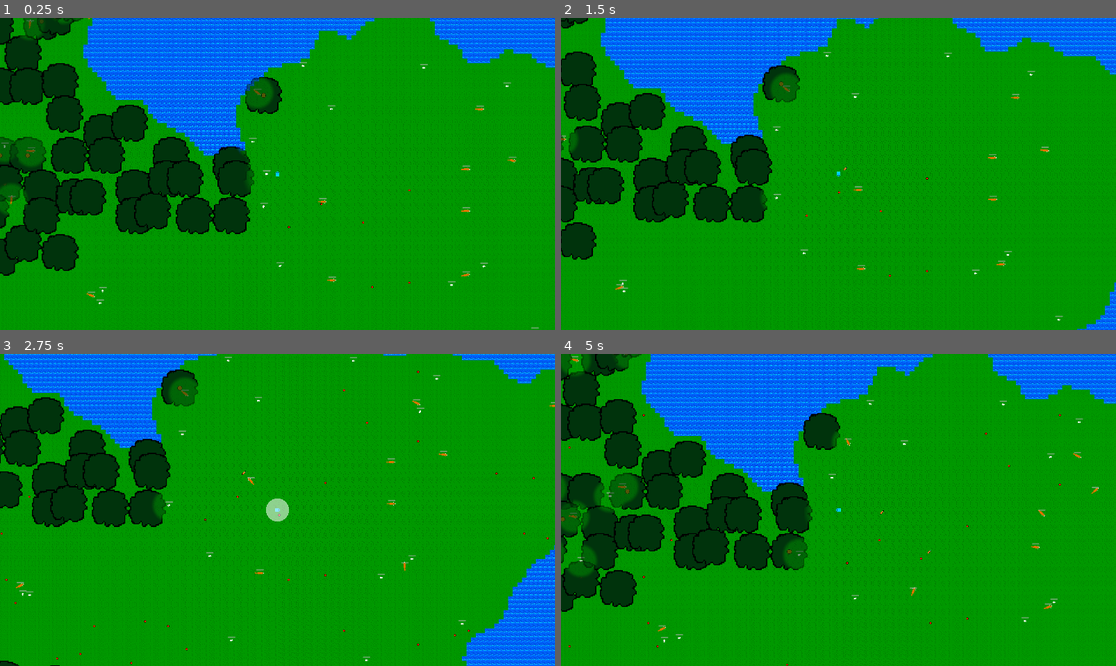
Above: before the commit, frames 1-4 (two rows, left to right).
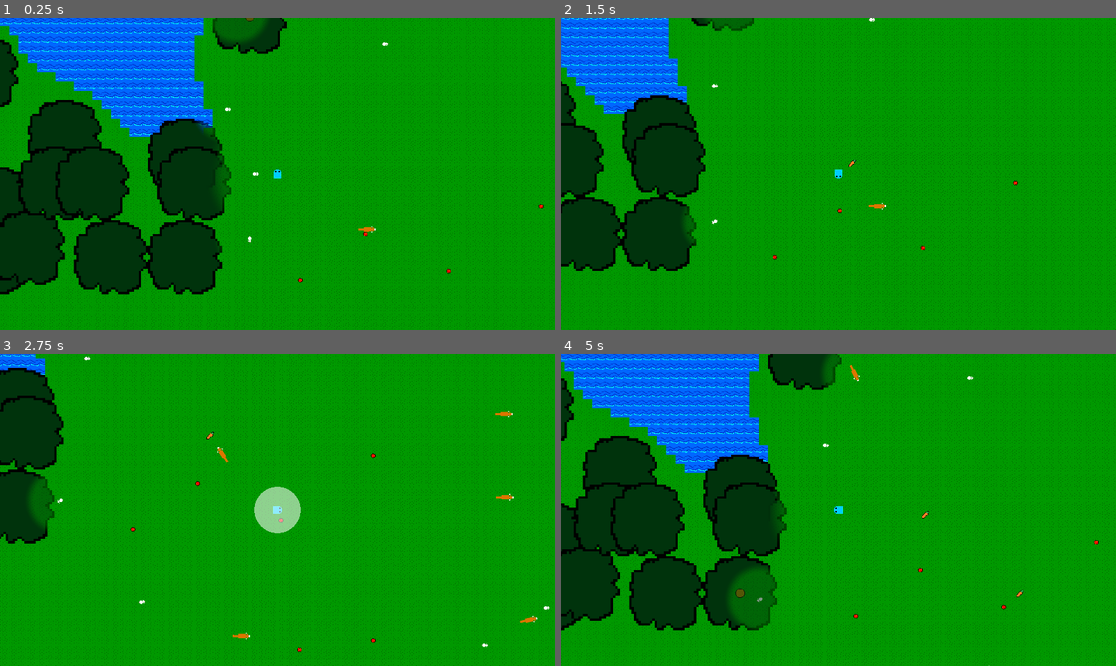
Above: after the commit, the same moments.

Repository: Kyhel/lost-in-pixels
Game: Godot game, scene res://scenes/game.tscn
The game is run twice, just before and just after one commit, with the same random seed, the same clock (stepped at 60 frames per second) and the same inputs.
Inputs:
- Up to frame 1 (0.25 s): no input
- Up to frame 2 (1.5 s): hold Right (ui_right) 0.53-1.28 s; hold F (attack) 0.53-1.28 s; hold Down (ui_down) from 1.28 s (still down); tap Q (spawn_carrot) at 1.35 s
- Up to frame 3 (2.75 s): release Down (ui_down) at 2.03 s; hold Right (ui_right) from 2.03 s (still down); hold F (attack) from 2.03 s (still down)
- Up to frame 4 (5 s): release Right (ui_right) at 2.78 s; release F (attack) at 2.78 s; hold Up (ui_up) 2.78-3.53 s; tap Q (spawn_carrot) at 2.85, 4.35 s; hold F (attack) 3.53-4.28 s; hold Left (ui_left) from 3.53 s (still down)

The runs differ from the first frame. In frame 1, 37% of the frame differs, in the area x 0-100%, y 0-100%; in frame 2, 32%; in frame 3, 27%; in frame 4, 38%.

Commit message:
Better movement
Nicer avoidance
Add separation

Diff:
--- a/actors/base/creature.gd
+++ b/actors/base/creature.gd
@@ -113,27 +113,12 @@
 	collisionShape.rotation = virtual_rotation
 
 func _update_debug_visuals() -> void:
-	if debug_root == null:
-		return
-
-	debug_root.global_position = global_position
-
-	var is_debug_visible := debug_root.visible
-	if debug_speed_line != null:
-		debug_speed_line.visible = is_debug_visible
-	if debug_separation_line != null:
-		debug_separation_line.visible = is_debug_visible
-	if debug_avoidance_line != null:
-		debug_avoidance_line.visible = is_debug_visible
-
-	if not is_debug_visible:
-		return
-
-	# Speed: actual post-movement velocity (px/s-ish).
+
+	if debug_root == null or not debug_root.visible:
+		return
+
 	_update_line_points(debug_speed_line, Vector2.ZERO, velocity)
-	# Separation / avoidance: computed by movement_strategy.gd and integrated with delta.
-	# We visualize `force * delta` as an "equivalent px/s contribution".
-	_update_line_points(debug_separation_line, Vector2.ZERO, debug_separation * 10)
+	_update_line_points(debug_separation_line, Vector2.ZERO, debug_separation * 100)
 	_update_line_points(debug_avoidance_line, Vector2.ZERO, debug_avoidance)
 
 func _update_line_points(line: Line2D, start: Vector2, end: Vector2) -> void:
--- a/actors/base/creature.tscn
+++ b/actors/base/creature.tscn
@@ -63,6 +63,7 @@
 script = ExtResource("4_4w7f4")
 
 [node name="UIRoot" type="Marker2D" parent="." unique_id=1411216744]
+visible = false
 
 [node name="NeedsDisplay" type="Control" parent="UIRoot" unique_id=1812473158]
 layout_mode = 3
--- a/actors/movement/movement_strategy.gd
+++ b/actors/movement/movement_strategy.gd
@@ -1,15 +1,17 @@
 class_name MovementStrategy
 extends Resource
 
+const NO_MOVEMENT_DIRECTION_THRESHOLD: float = PI / 2
+
 @export var movement_type: CreatureData.MovementType = CreatureData.MovementType.DEFAULT
 
-@export var separation_multiplier: float = 20
-@export var neighbor_radius: float = 80.0
-
-@export var avoid_distance: float = 100.0
-@export var avoid_force: float = 70.0
-
-@export var max_force: float = 1000.0
+var separation_multiplier: float = 2
+var separation_force: float = 100.0
+
+var avoid_distance: float = 100.0
+var avoid_force: float = 70.0
+
+var max_force: float = 1000.0
 
 func move(_creature: Creature, _target_position: Vector2, _delta: float, _speed_multiplier: float) -> void:
 	pass
@@ -35,8 +37,11 @@
 	var angle_diff_abs: float = abs(angle_diff)
 	var max_turn := creature.creature_data.rotating_speed * _delta
 
+	# Limit the speed based on the angle difference between the desired velocity and the creature's virtual rotation.
+	var rotation_ratio = (NO_MOVEMENT_DIRECTION_THRESHOLD - angle_diff_abs) / NO_MOVEMENT_DIRECTION_THRESHOLD
+
 	creature.virtual_rotation += sign(angle_diff) * min(angle_diff_abs, max_turn)
-	creature.velocity = Vector2.from_angle(creature.virtual_rotation) * desired_velocity.length();
+	creature.velocity = Vector2.from_angle(creature.virtual_rotation) * desired_velocity.length() * rotation_ratio;
 
 func compute_velocity(creature, target_position: Vector2, speed: float, velocity: Vector2) -> Vector2:
 
@@ -47,17 +52,6 @@
 	var steering = seek
 	steering += separation
 	steering += avoidance
-
-	# Clamp steering to `max_force` while keeping component ratios (seek/separation/avoidance)
-	# consistent with what actually gets applied to velocity.
-	# var steering_len := steering.length()
-	# if steering_len > 0.0 and steering_len > max_force:
-	# 	var scale := max_force / steering_len
-	# 	seek *= scale
-	# 	separation *= scale
-	# 	avoidance *= scale
-	# 	steering *= scale
-
 
 	# Debug values (drawn by the creature scene).
 	if creature != null:
@@ -91,6 +85,8 @@
 
 func _compute_separation(creature: Creature) -> Vector2:
 
+	var separation_radius = separation_multiplier * creature.creature_data.hitbox_size
+
 	var force = Vector2.ZERO
 	var count = 0
 
@@ -105,8 +101,9 @@
 		var to = creature.global_position - other.global_position
 		var dist = to.length()
 
-		if dist > 0 and dist < separation_multiplier * creature.creature_data.hitbox_size:
-			force += to.normalized() / dist
+		if dist > 0 and dist < separation_radius:
+			var force_strength = (separation_radius - dist) / separation_radius
+			force += to.normalized() * force_strength
 			count += 1
 
 	if count > 0:
@@ -164,6 +161,10 @@
 			if not (collider is Node2D):
 				continue
 
+			# Dont try to avoid the target food.
+			if collider == creature.blackboard.get_value(Blackboard.KEY_TARGET_FOOD):
+				continue
+
 			var other: Node2D = collider as Node2D
 			var dist: float = creature.global_position.distance_to(other.global_position)
 			var cid: int = collider.get_instance_id()
@@ -198,20 +199,3 @@
 		total_force += (-perp * side) * strength * avoid_force
 
 	return total_force
-
-func _compute_obstacle_avoidance(creature):
-	var space = creature.get_world_2d().direct_space_state
-
-	var result = space.intersect_ray(
-		PhysicsRayQueryParameters2D.create(
-		creature.global_position,
-		creature.global_position + creature.velocity.normalized() * creature.creature_data.hitbox_size * 2,
-		creature.collision_mask,
-		[creature]
-	))
-
-	if result:
-		var normal = result.normal
-		return normal * 2.0
-
-	return Vector2.ZERO
--- a/actors/movement/strategies/hop_strategy.gd
+++ b/actors/movement/strategies/hop_strategy.gd
@@ -9,8 +9,6 @@
 @export var hop_base_duration: float = 0.7
 
 var hop_timer: float = 0.0
-
-const NO_MOVEMENT_DIRECTION_THRESHOLD: float = PI / 2
 
 func _init() -> void:
 	hop_ratio = 1 - rest_ratio
--- a/ai/actions/follow_player_action.gd
+++ b/ai/actions/follow_player_action.gd
@@ -54,6 +54,9 @@
 
 func _update_follow_state(distance: float) -> void:
 
+	if _follow_state == FollowState.STOPPED:
+		_follow_state = FollowState.FOLLOWING
+
 	# If the player is too far away, run back to the player
 	if _follow_state == FollowState.ORBITING and distance > ORBIT_ZONE_MAX:
 		_follow_state = FollowState.FOLLOWING
@@ -64,8 +67,6 @@
 		_follow_state = FollowState.ORBITING
 		return
 
-	_follow_state = FollowState.ORBITING
-
 func reset() -> void:
 	super.reset()
 	_follow_state = FollowState.STOPPED
--- a/ai/ai_root.gd
+++ b/ai/ai_root.gd
@@ -9,6 +9,11 @@
 @export var update_interval := 0.3
 var timer := 0.0
 
+var creature: Creature
+
+func _ready():
+	creature = get_parent()
+
 func update_ai(delta: float):
 
 	# timer -= delta
@@ -17,9 +22,10 @@
 
 	# timer = update_interval
 
-	var new_goal = UtilityAI.choose_goal(self.get_parent())
+	var new_goal = UtilityAI.choose_goal(creature)
 
 	if new_goal != current_goal:
+		on_goal_changed(current_goal, new_goal)
 		current_goal = new_goal
 		switch_behavior_tree(new_goal.behavior_tree)
 
@@ -34,3 +40,11 @@
 	current_tree = tree_scene.instantiate()
 
 	add_child(current_tree)
+
+func on_goal_changed(old_goal: Goal, new_goal: Goal):
+
+	if old_goal != null and old_goal.has_tag(GoalTags.TAG_FOLLOW_PLAYER):
+		creature.remove_from_group(Constants.GROUP_FOLLOWING_CREATURES)
+
+	if new_goal != null and new_goal.has_tag(GoalTags.TAG_FOLLOW_PLAYER):
+		creature.add_to_group(Constants.GROUP_FOLLOWING_CREATURES)
--- a/ai/goals/follow_player_goal.tres
+++ b/ai/goals/follow_player_goal.tres
@@ -6,3 +6,4 @@
 [resource]
 script = ExtResource("1_script")
 behavior_tree = ExtResource("2_tree")
+tags = Array[String](["follow_player"])
--- a/ai/goals/goal.gd
+++ b/ai/goals/goal.gd
@@ -3,6 +3,10 @@
 
 @export var behavior_tree: PackedScene
 @export var weight := 1.0
+@export var tags: Array[String] = []
 
 func get_score(_creature: Creature) -> float:
 	return 0.0
+
+func has_tag(tag: String) -> bool:
+	return tags.has(tag)
--- /dev/null
+++ b/ai/goals/goal_tags.gd
@@ -0,0 +1,3 @@
+class_name GoalTags
+
+const TAG_FOLLOW_PLAYER := "follow_player"
--- a/scenes/game.tscn
+++ b/scenes/game.tscn
@@ -64,6 +64,7 @@
 texture = ExtResource("4_iywne")
 
 [node name="Camera" type="Camera2D" parent="World/Entities/Player" unique_id=526099589]
+zoom = Vector2(2, 2)
 
 [node name="CollisionShape2D" type="CollisionShape2D" parent="World/Entities/Player" unique_id=664193358]
 shape = SubResource("CircleShape2D_gee14")
Not shown, added: ai/goals/goal_tags.gd.uid
